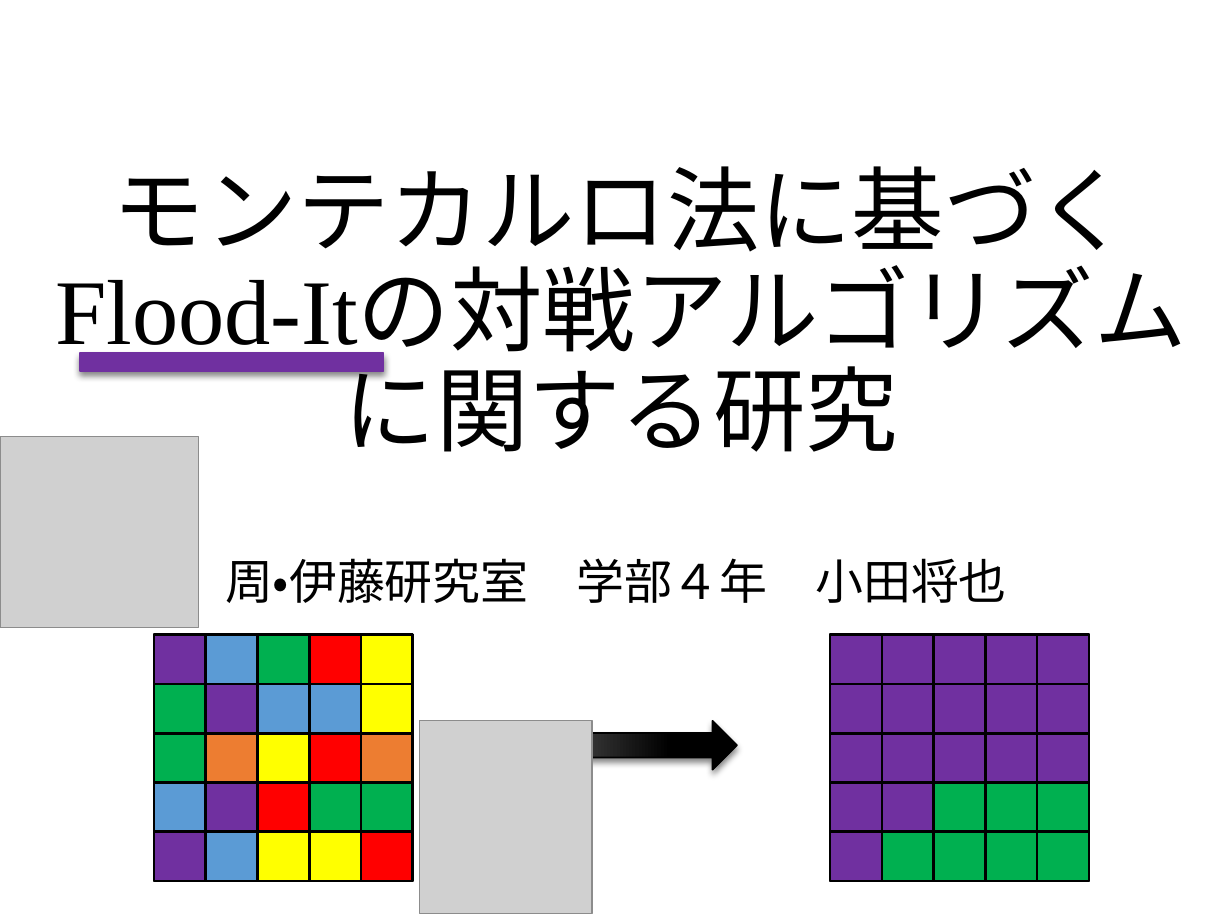
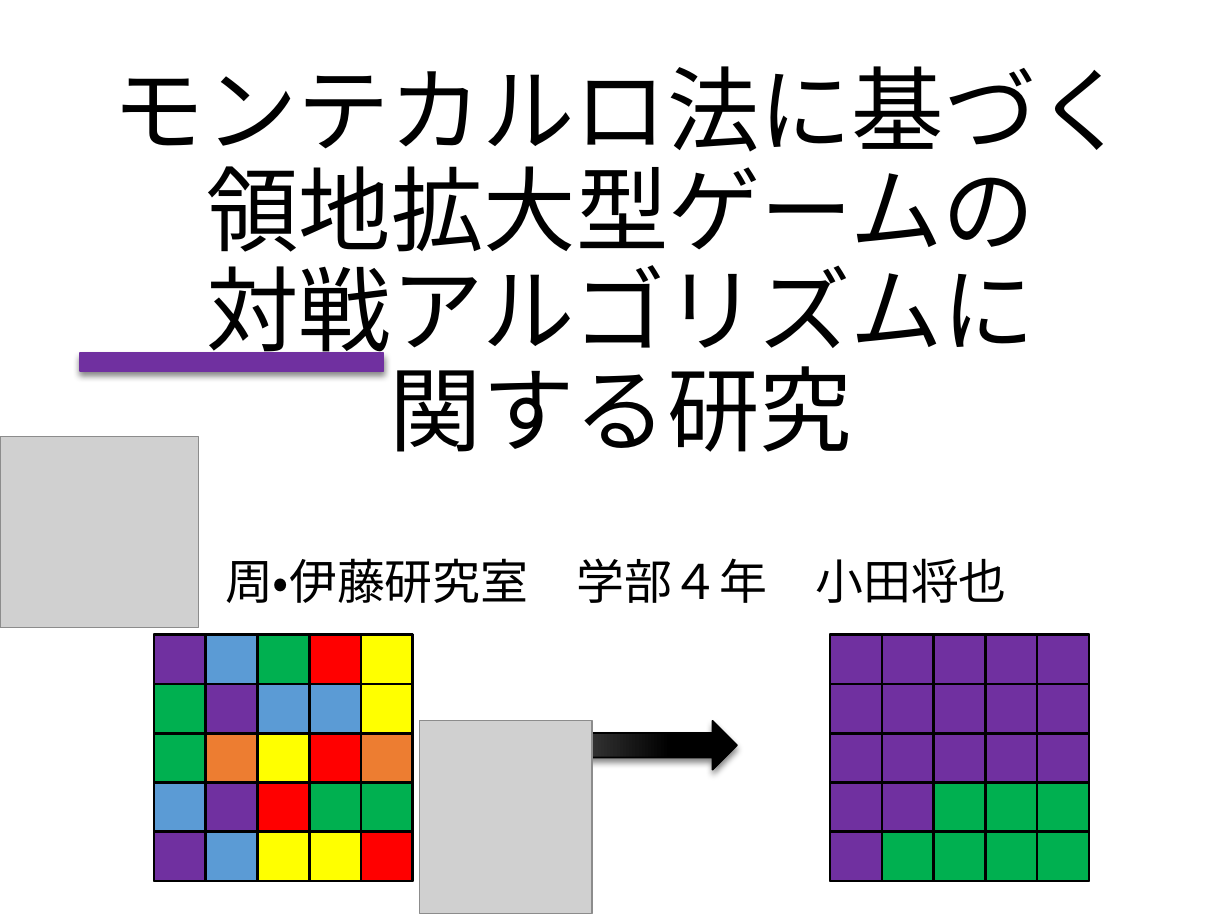
Before and after one commit to MasayaOda/SR, a slide deck: slide 1 of 190207oda.pptx. Drawn at 1232x924 pixels with LibreOffice and Linux fonts; fonts in the diff are those of the drawing; grey boxes stand for pictures. Boxes give left, top, right and bottom in pixels: in the first picture for what was removed or moved away, otherwise in the second. Text is boxed around its words. In the diff, an @@ line names an element or a change of style, - is before the commit and + after.

Commit message:
領地拡大型ゲームにタイトルを変更

```diff
--- a/190207oda.pptx
+++ b/190207oda.pptx
@@ title at (113, 66, 1129, 452): text changed @@
-モンテカルロ法に基づく
-Flood-Itの対戦アルゴリズムに関する研究
+モンテカルロ法に基づく
+領地拡大型ゲームの
+対戦アルゴリズムに
+関する研究
```
